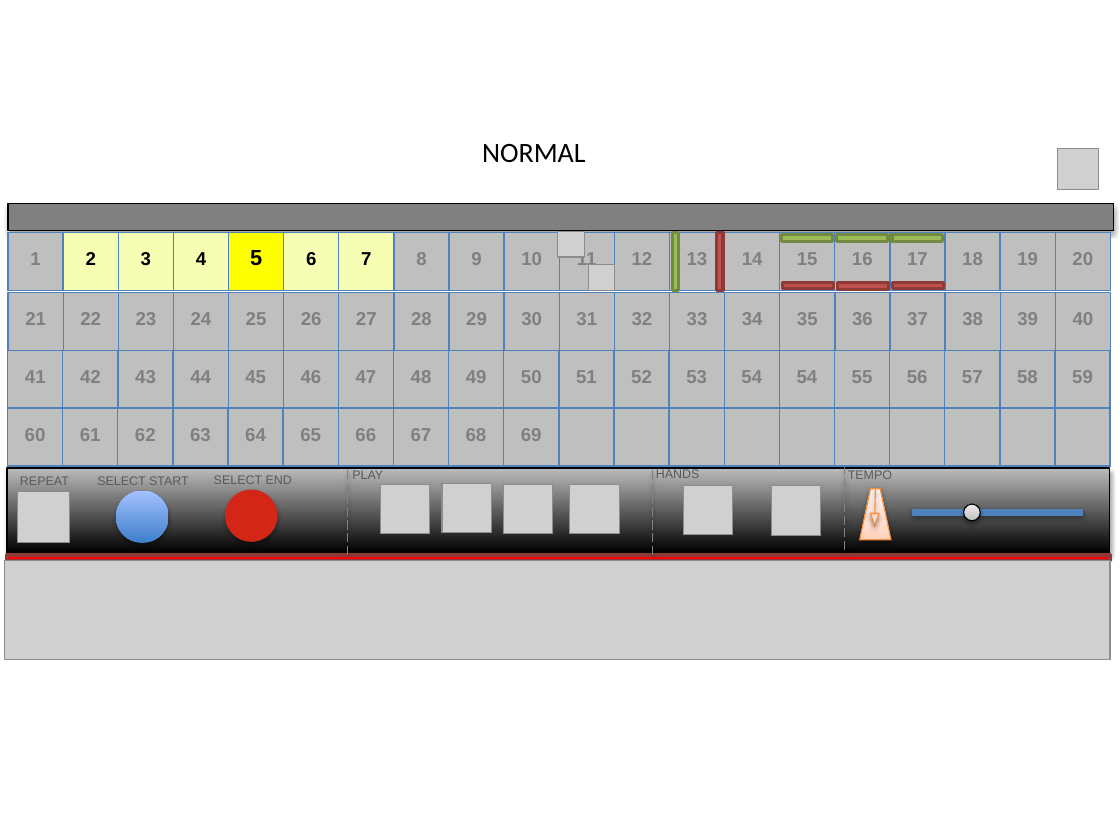
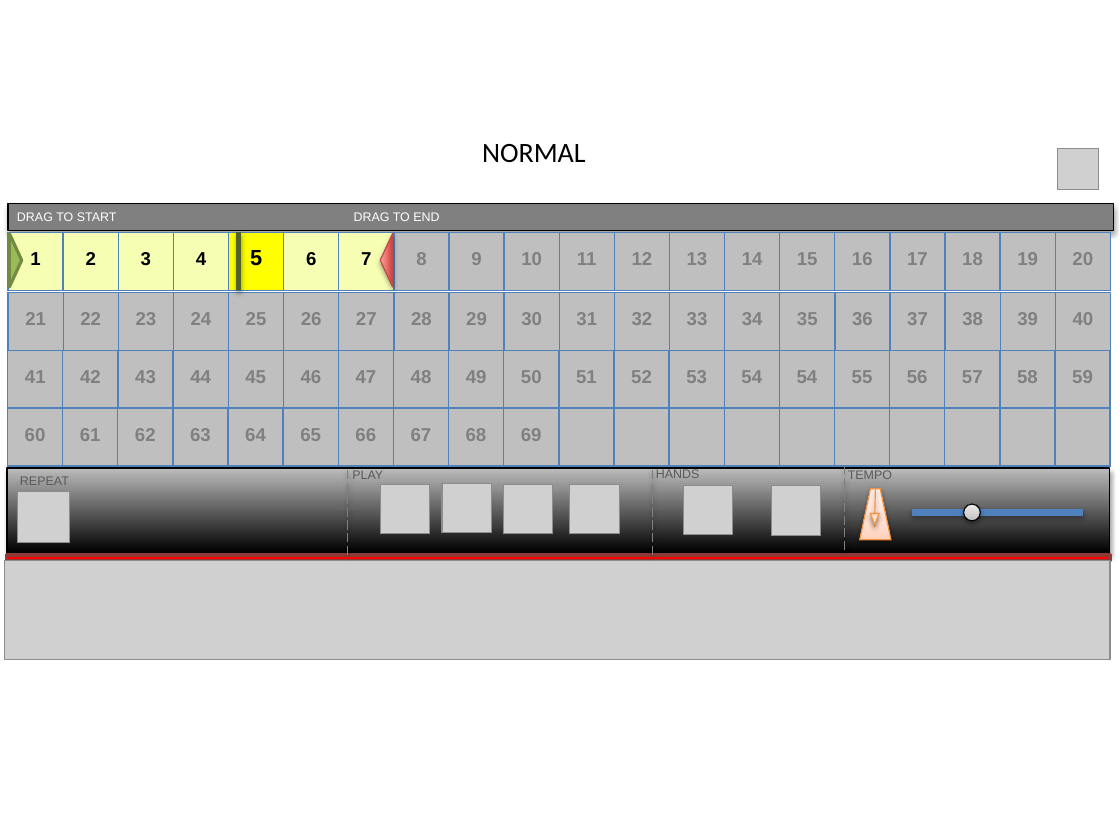
Before and after one commit to etayki/heyDude, a slide deck: slide 1 of GraphicDesign.pptx. Drawn at 1120x840 pixels with LibreOffice and Linux fonts; fonts in the diff are those of the drawing; grey boxes stand for pictures. Boxes give left, top, right and bottom in pixels: in the first picture for what was removed or moved away, otherwise in the second. Text is boxed around its words. In the diff, an @@ line names an element or a change of style, - is before the commit and + after.

Commit message:
With start and end selectors instead of buttons

```diff
--- a/GraphicDesign.pptx
+++ b/GraphicDesign.pptx
@@ table at (8,233,1105,291) @@
@@ fill #BFBFBF to #F6FEB3 in row 1, column 1 @@
@@ text colour #808080 to #000000 in "1" @@
@@ triangle added at (10,234,22,287), fill #9BBB59, outline #738A42 2 pt @@
@@ text added at (17,212,117,221), 8 pt, text #FFFFFF @@
+DRAG TO START
@@ line added from (239, 232) to (239, 290), #4F6228 3 pt @@
@@ text added at (354,212,439,221), 8 pt, text #FFFFFF @@
+DRAG TO END
@@ triangle added at (380,234,393,287), fill gradient #D1403C to #FFA6A5, outline #BF4C48 0.75 pt @@
@@ picture removed at (558,232,584,258) @@
@@ rectangle removed at (672,233,679,291) @@
@@ rectangle removed at (717,232,724,290) @@
@@ rectangle removed at (782,235,833,241) @@
@@ rectangle removed at (837,235,888,241) @@
@@ rectangle removed at (892,235,942,241) @@
@@ picture removed at (588,264,614,290) @@
@@ rectangle removed at (783,282,834,289) @@
@@ rectangle removed at (838,282,889,289) @@
@@ rectangle removed at (893,282,944,289) @@
@@ text removed at (97,477,189,485) @@
-SELECT START
@@ text removed at (214,476,292,484) @@
-SELECT END
@@ ellipse removed at (116,491,169,543) @@
@@ ellipse removed at (225,489,278,542) @@
```
